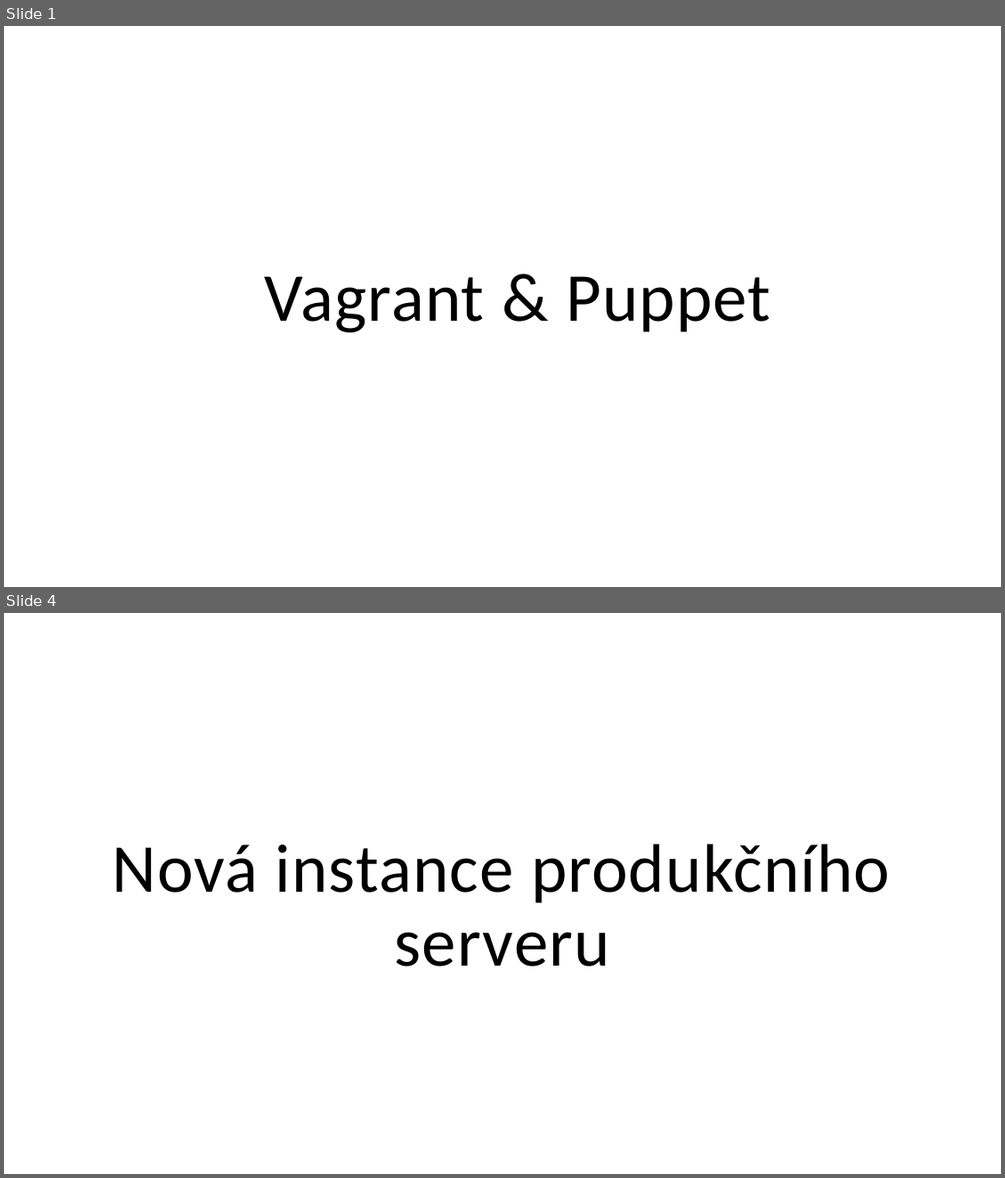
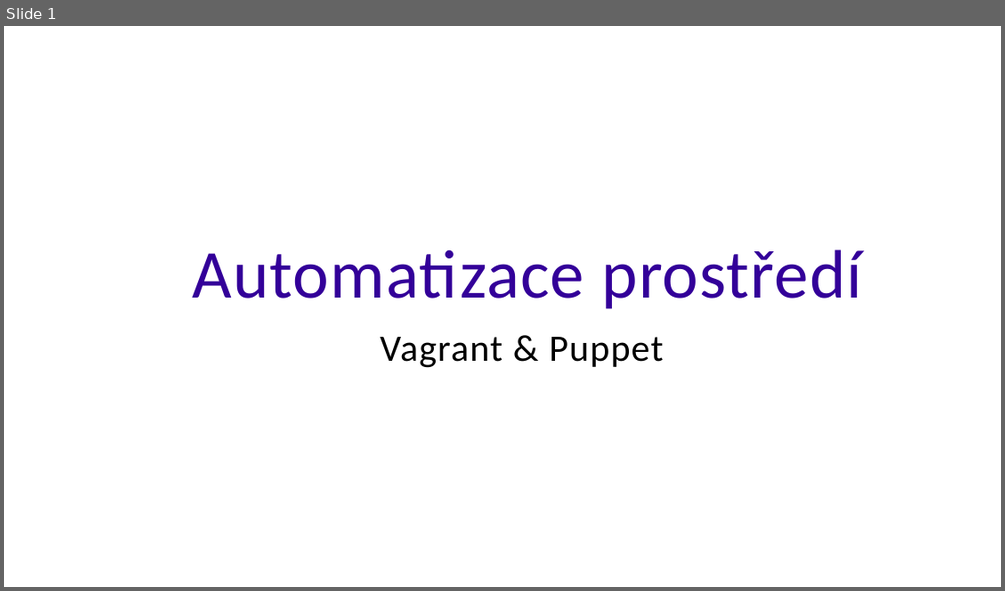
Before and after one commit to ondrej-smola/gdg_vagrant_puppet, a slide deck: gdg.odp. Shown one above the other, each under a label of ours: slides 1 and 4 before the commit, slide 1 after it; the slides between them are not shown. The pictures are 1005x1178 and 1005x591 pixels, drawn with LibreOffice and Linux fonts; fonts in the diff are those of the drawing; background and template pictures are left out. Boxes give left, top, right and bottom in pixels: in the first picture for what was removed or moved away, otherwise in the second. Text is boxed around its words. In the diff, an @@ line names an element or a change of style, - is before the commit and + after.

```diff
--- a/gdg.odp
+++ b/gdg.odp
@@ slide 4 removed at (4, 613, 1001, 1174), background picture (left out) @@
@@ title removed at (112, 844, 890, 966) @@
-Nová instance produkčního serveru
@@ slide 1 changed as well @@
@@ title added at (193, 249, 863, 309), 66 pt, text #330099 @@
+Automatizace prostředí
@@ text "Vagrant & Puppet": place and size @@
-text "Vagrant & Puppet" at (265, 276, 770, 333)
+text "Vagrant & Puppet" at (380, 337, 663, 368)
@@ text "Vagrant & Puppet" at (380, 337, 663, 368): size 66 to 36 pt; line spacing 0.8 to 1; vertical alignment bottom to top @@
```
Also in this commit, not shown: 4 other slides changed, 2 slides added, 2 other slides removed, 3 other files.
